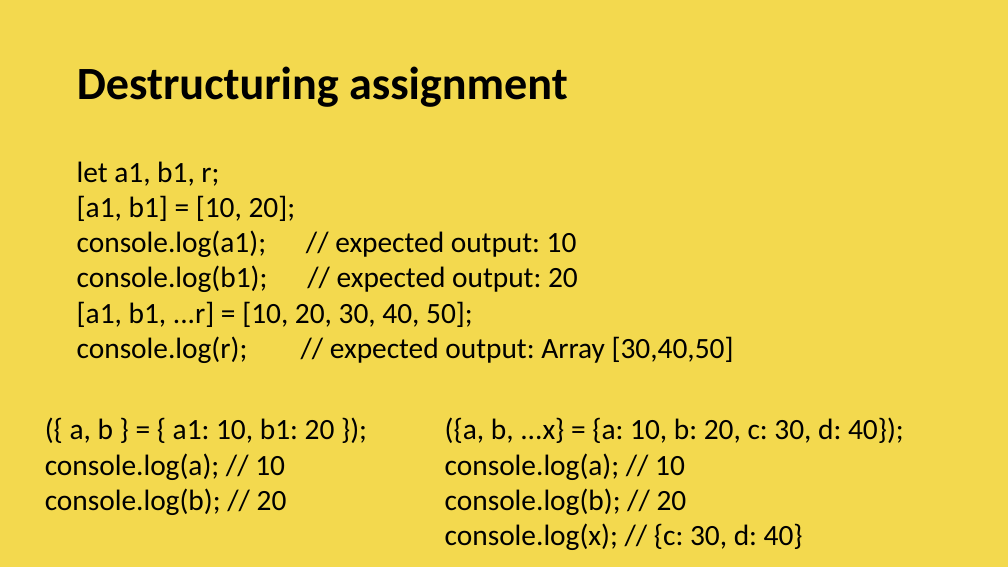
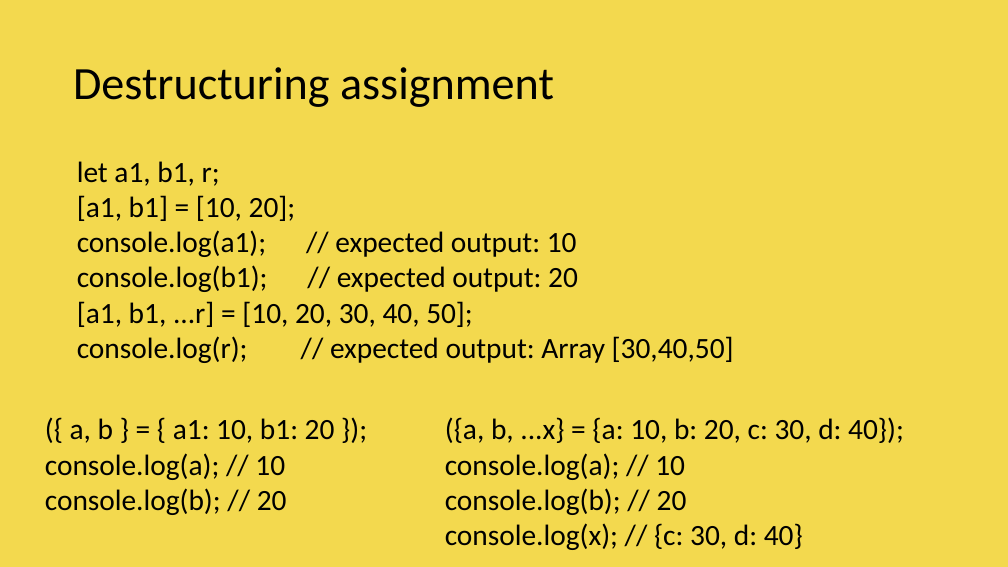
Before and after one commit to vishwanantha/javascript-101, a slide deck: slide 5 of ppt/003 - Spread Operator.pptx. Drawn at 1008x567 pixels with LibreOffice and Linux fonts; fonts in the diff are those of the drawing. Boxes give left, top, right and bottom in pixels: in the first picture for what was removed or moved away, otherwise in the second. Text is boxed around its words. In the diff, an @@ line names an element or a change of style, - is before the commit and + after.

```diff
--- a/ppt/003 - Spread Operator.pptx
+++ b/ppt/003 - Spread Operator.pptx
@@ title "Destructuring assignment" at [73, 67, 554, 107]: bold off @@
```
Also in this commit, not shown: 6 other slides changed, 4 slides added.
